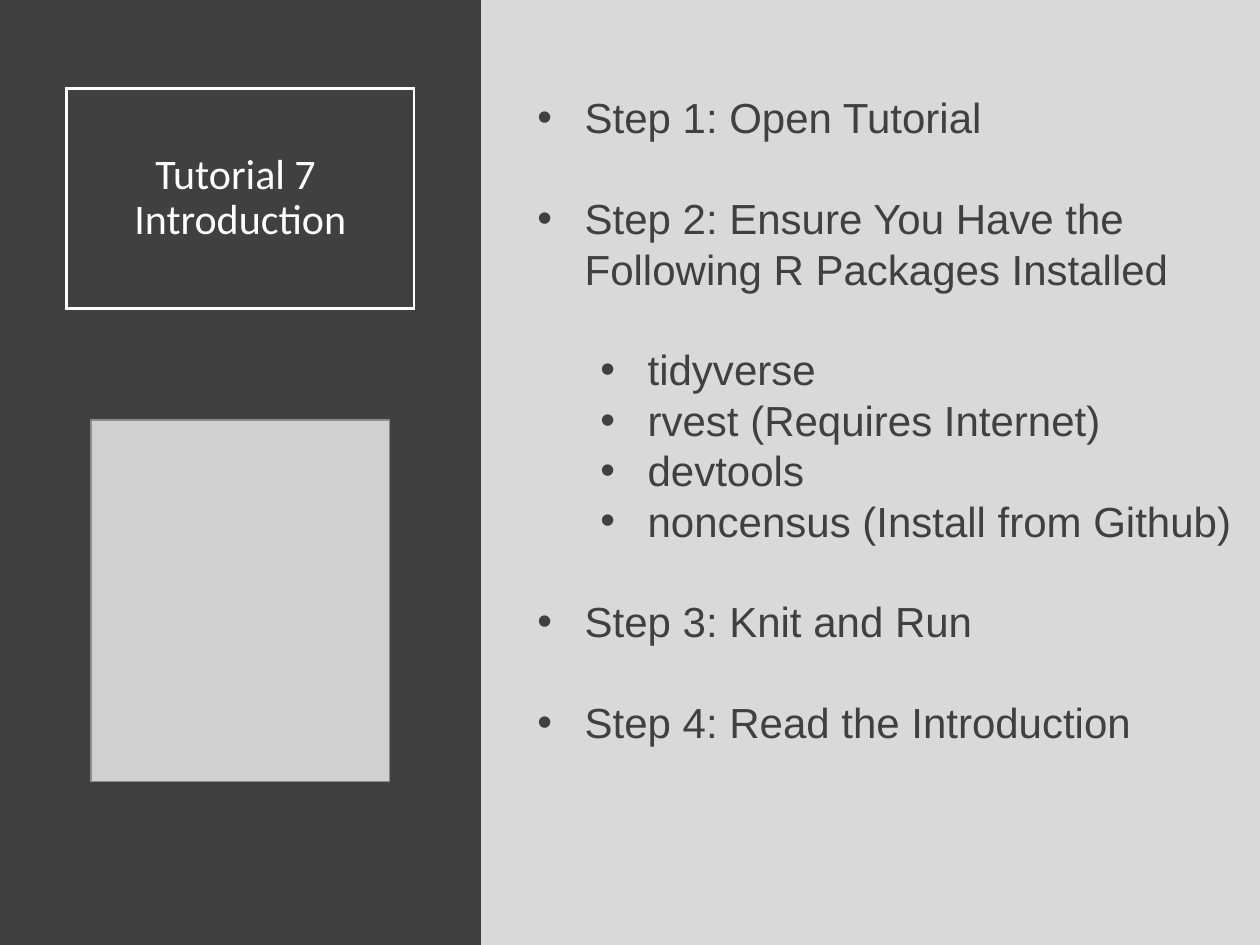
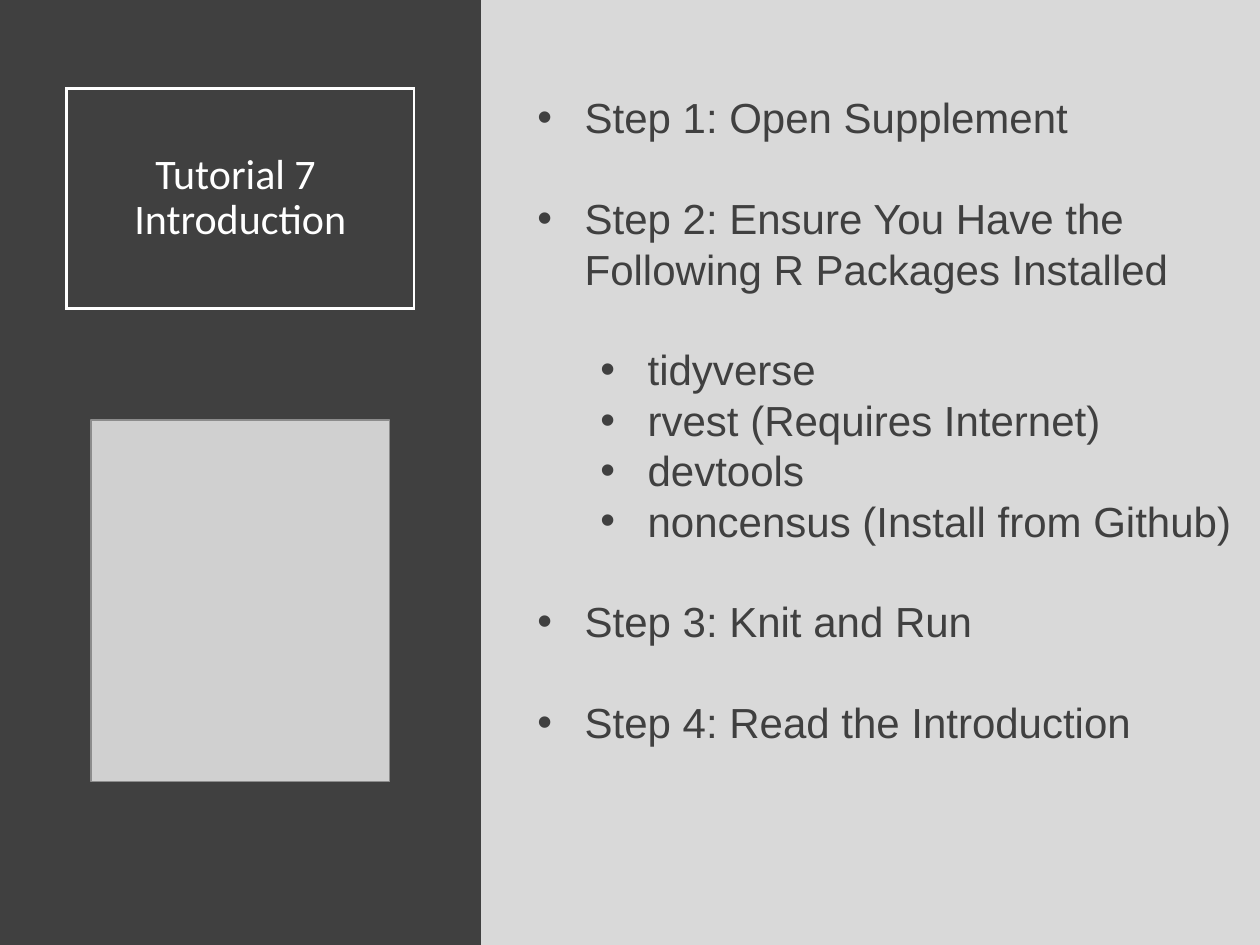
Before and after one commit to SuperMarioGiacomazzo/STOR320_WEBSITE, a slide deck: slide 8 of Lecture/Web Scraping 1/Web_Scraping_1_Lecture.pptx. Drawn at 1260x945 pixels with LibreOffice and Linux fonts; fonts in the diff are those of the drawing; grey boxes stand for pictures. Boxes give left, top, right and bottom in pixels: in the first picture for what was removed or moved away, otherwise in the second. Text is boxed around its words. In the diff, an @@ line names an element or a change of style, - is before the commit and + after.

```diff
--- a/Lecture/Web Scraping 1/Web_Scraping_1_Lecture.pptx
+++ b/Lecture/Web Scraping 1/Web_Scraping_1_Lecture.pptx
@@ text at bbox=[585, 102, 1068, 142]: text changed @@
-• Step 1: Open Tutorial
+• Step 1: Open Supplement
```
Also in this commit, not shown: 4 other slides changed, 28 other files.
